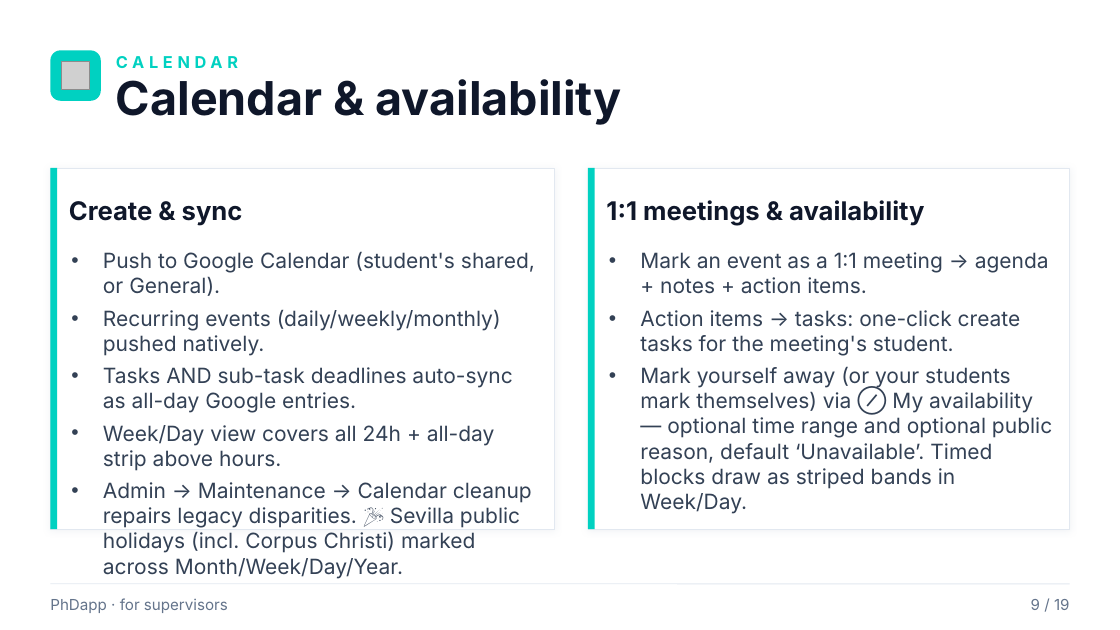
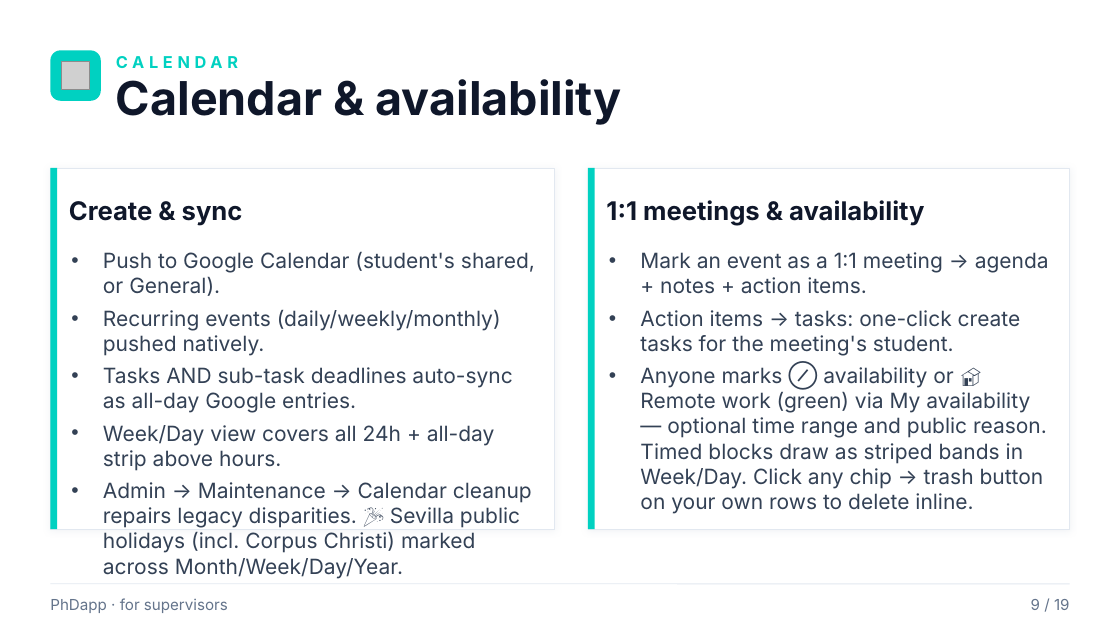
Before and after one commit to rafacastrocsic/phdapp, a slide deck: slide 9 of docs/PhDapp_Supervisor_Overview.pptx. Drawn at 1120x630 pixels with LibreOffice and Linux fonts; fonts in the diff are those of the drawing; grey boxes stand for pictures. Boxes give left, top, right and bottom in pixels: in the first picture for what was removed or moved away, otherwise in the second. Text is boxed around its words. In the diff, an @@ line names an element or a change of style, - is before the commit and + after.

```diff
--- a/docs/PhDapp_Supervisor_Overview.pptx
+++ b/docs/PhDapp_Supervisor_Overview.pptx
@@ text at [640,367,1047,514]: text changed @@
-• Mark yourself away (or your students mark themselves) via ⊘ My availability — optional time range and optional public reason, default ‘Unavailable’. Timed blocks draw as striped bands in Week/Day.
+• Anyone marks ⊘ availability or 🏠 Remote work (green) via My availability — optional time range and public reason. Timed blocks draw as striped bands in Week/Day. Click any chip → trash button on your own rows to delete inline.
```
Also in this commit, not shown: 3 other files.
